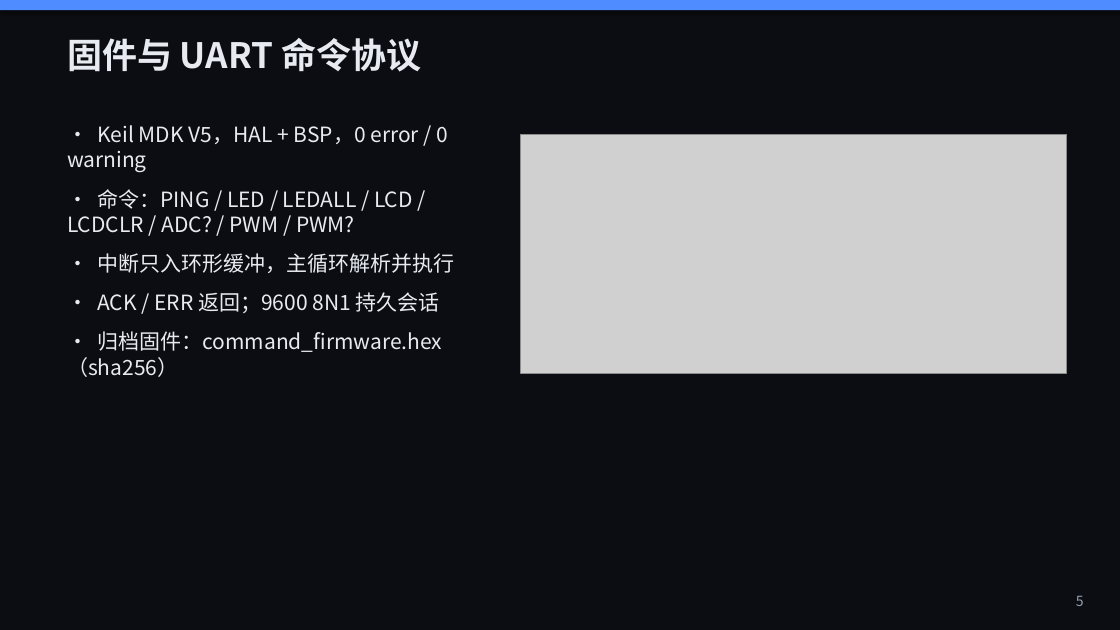
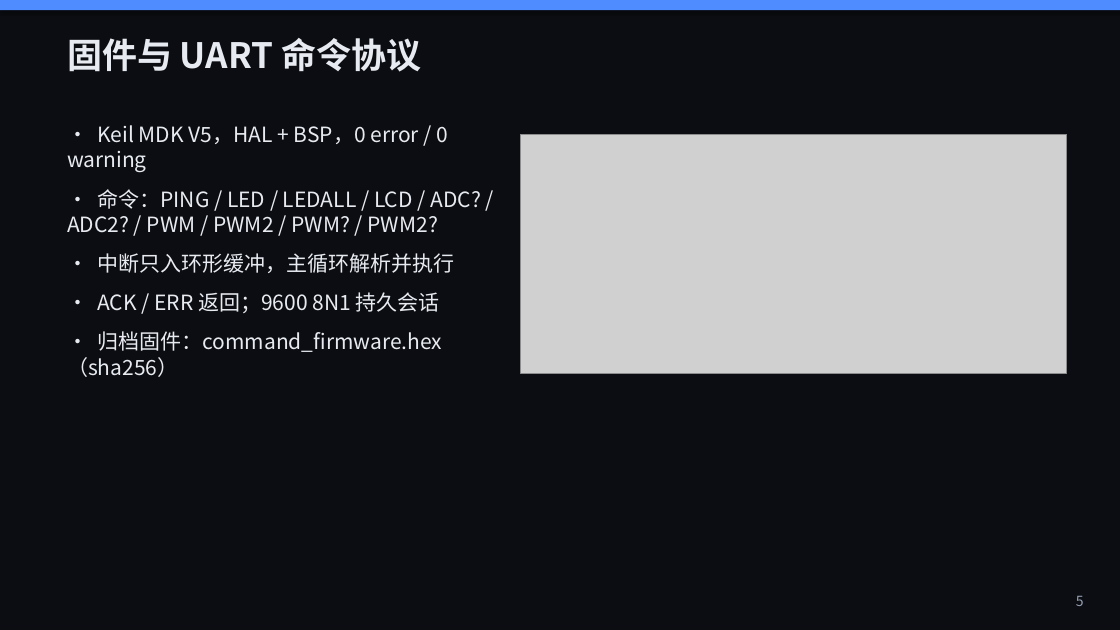
Before and after one commit to Apple-1814/Design-and-Implementation-of-an-Edge-Side-Multimodal-AI-Interaction-Terminal-Based-on-Raspberry-Pi-4, a slide deck: slide 5 of paper/答辩PPT.pptx. Drawn at 1120x630 pixels with LibreOffice and Linux fonts; fonts in the diff are those of the drawing; grey boxes stand for pictures. Boxes give left, top, right and bottom in pixels: in the first picture for what was removed or moved away, otherwise in the second. Text is boxed around its words. In the diff, an @@ line names an element or a change of style, - is before the commit and + after.

```diff
--- a/paper/答辩PPT.pptx
+++ b/paper/答辩PPT.pptx
@@ text at (67, 189, 481, 233): text changed @@
-• 命令：PING / LED / LEDALL / LCD / LCDCLR / ADC? / PWM / PWM?
+• 命令：PING / LED / LEDALL / LCD / ADC? / ADC2? / PWM / PWM2 / PWM? / PWM2?
```
Also in this commit, not shown: 4 other slides changed, 24 other files.
